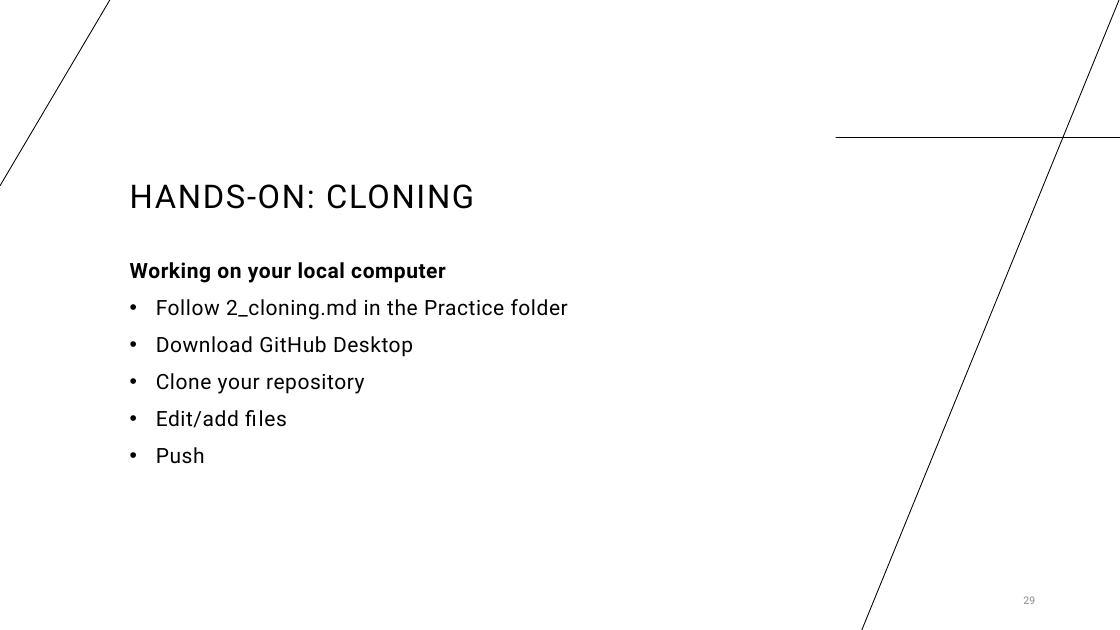
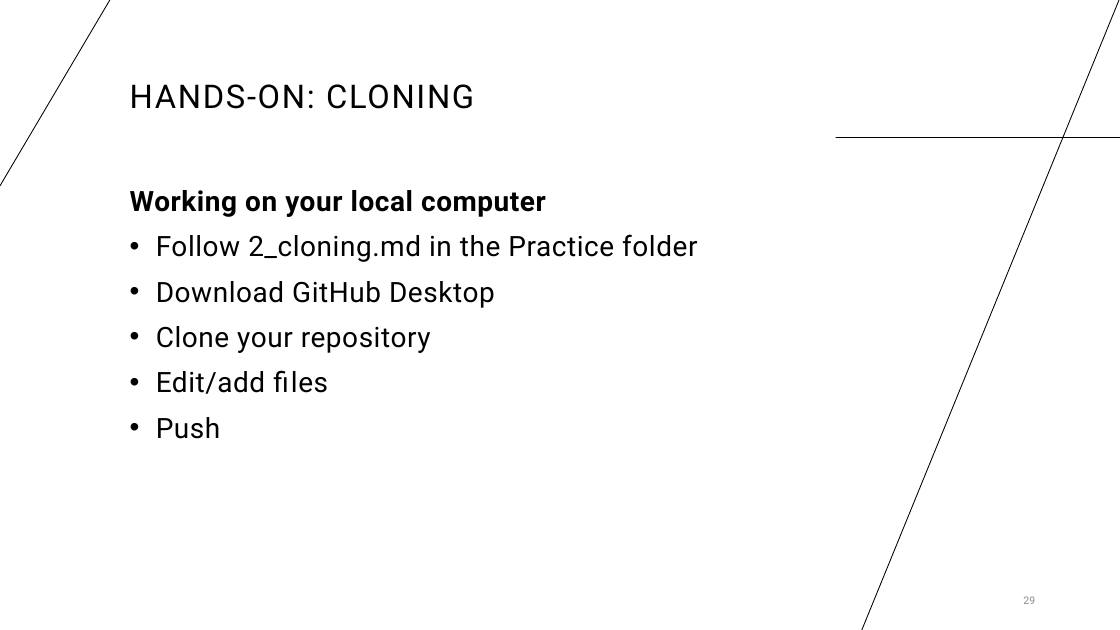
Before and after one commit to cassandra-hui/GitHub-Workshop, a slide deck: slide 29 of Day_1.pptx. Drawn at 1120x630 pixels with LibreOffice and Linux fonts; fonts in the diff are those of the drawing. Boxes give left, top, right and bottom in pixels: in the first picture for what was removed or moved away, otherwise in the second. Text is boxed around its words. In the diff, an @@ line names an element or a change of style, - is before the commit and + after.

Commit message:
Making text bigger on slides

```diff
--- a/Day_1.pptx
+++ b/Day_1.pptx
@@ title "HANDS-ON: CLONING" moved from (x1=130, y1=184, x2=474, y2=209) to (x1=130, y1=84, x2=474, y2=109) @@
@@ text "Working on your local computer" moved from (x1=130, y1=262, x2=568, y2=464) to (x1=130, y1=190, x2=697, y2=439) @@
@@ text "Working on your local computer" at (x1=130, y1=190, x2=697, y2=439): size 18 to 24 pt @@
```
Also in this commit, not shown: 27 other slides changed.
